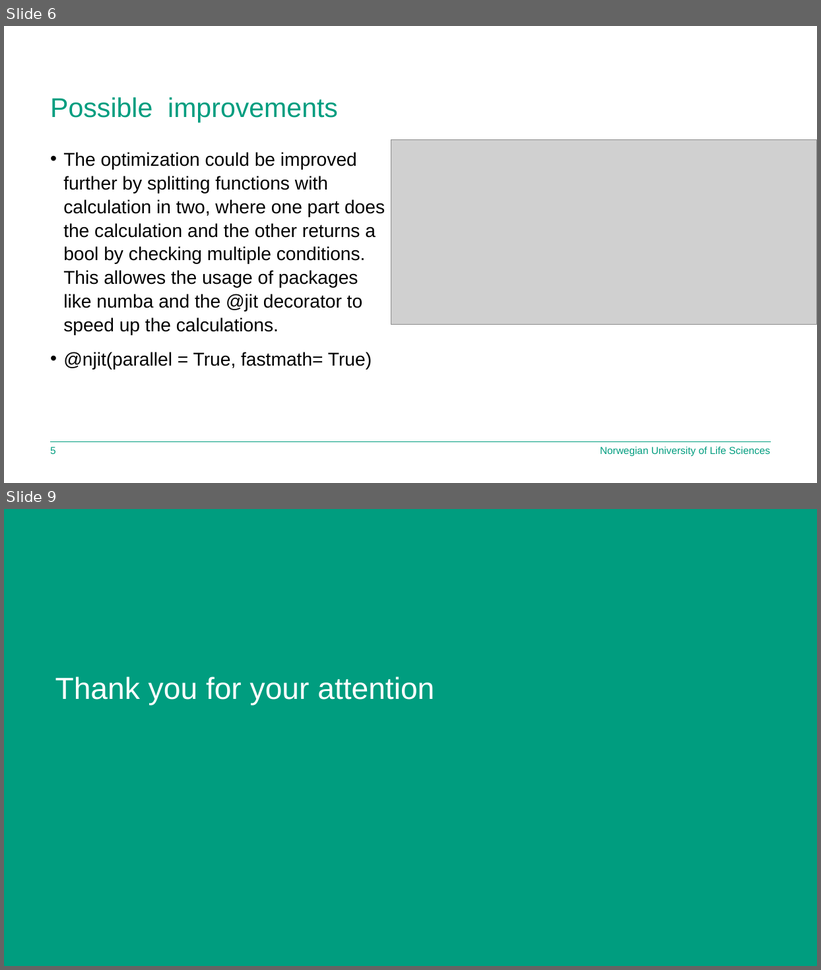
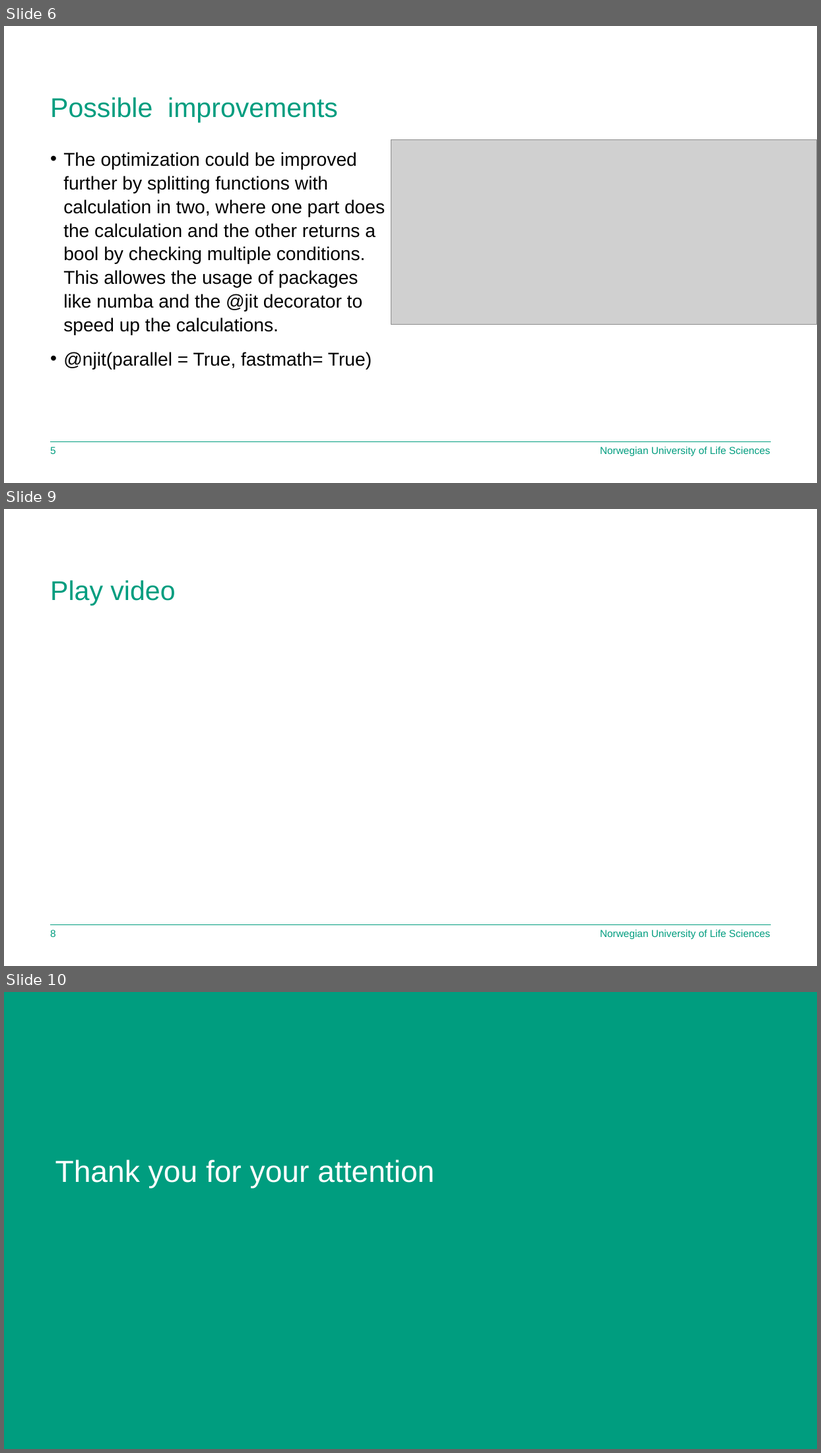
Before and after one commit to ashez2051/BioSim_G06_Ashesh_Martin, a slide deck: Exam/Presentation_INF200.pptx. Shown one above the other, each under a label of ours: slides 6 and 9 before the commit, slides 6, 9 and 10 after it; the slides between them are not shown. The pictures are 821x970 and 821x1453 pixels, drawn with LibreOffice and Linux fonts; fonts in the diff are those of the drawing; grey boxes stand for pictures; background and template pictures are left out. Boxes give left, top, right and bottom in pixels: in the first picture for what was removed or moved away, otherwise in the second. Text is boxed around its words. In the diff, an @@ line names an element or a change of style, - is before the commit and + after.

Commit message:
Finished the presentation and added video to the exam folder

```diff
--- a/Exam/Presentation_INF200.pptx
+++ b/Exam/Presentation_INF200.pptx
@@ slide 9 added at <box>4,509,817,966</box>, background #FFFFFF; not listed: 1 template element that a slide beside it also shows @@
@@ title added at <box>50,580,175,606</box>, 32 pt, text #009D7F @@
+Play video
@@ page number added at <box>50,930,56,937</box>, 12 pt, text #009D7F @@
+8
@@ text added at <box>600,930,770,939</box>, 12 pt, text #009D7F @@
+Norwegian University of Life Sciences
@@ what was slide 9 is now slide 10 @@
```
Also in this commit, not shown: 2 slides changed, 2 other files.
